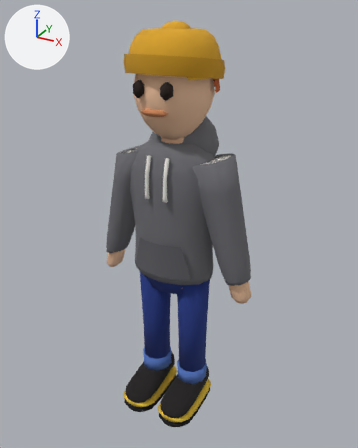
Before and after pictures for a commit that changed the Blender file art/avatar-builder/base/base.blend.
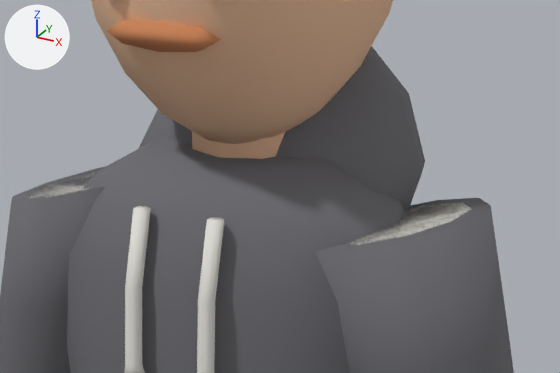
Each version is shown whole from a 50 mm lens placed at (0.517, -0.914, 0.945), pointed at (0.008, 0.012, 0.483), then close up on the part from 32% to 71% of the width and 23% to 44% of the height. Every picture has the same lights, and +X, +Y and +Z are marked at upper left. The last two pictures show the newer version.

Objects in the first close-up: 'body', 'face', 'hoodie', 'tee'.
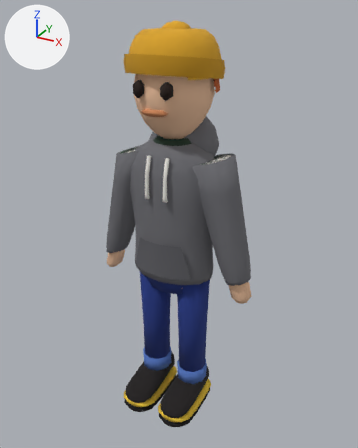
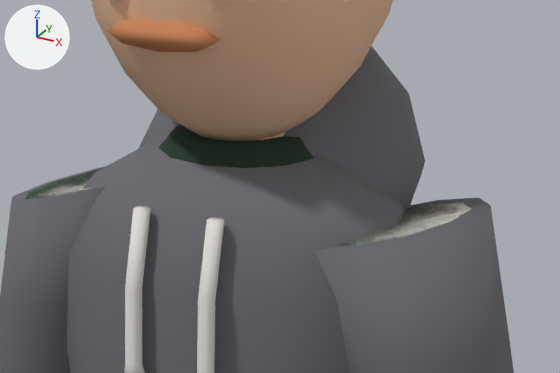
What changed in the scene script:
```text
Add mat_sweater:
    mat_sweater = principled_material('sweater')
    mat_sweater.base_color = (0.0452, 0.102, 0.0612)  # dark green #3c5a46
    mat_sweater.roughness = 1.0
Add mat_sweater_rib:
    mat_sweater_rib = principled_material('sweater-rib')
    mat_sweater_rib.base_color = (0.0185, 0.0423, 0.0252)  # dark green #253a2c
    mat_sweater_rib.roughness = 1.0
Add me_sweater:
    me_sweater.from_pydata(...)  # 252 vertices, 226 faces; spans x -0.19..0.19, y -0.063..0.063, z 0.376..0.69
    me_sweater.polygons.foreach_set('use_smooth', [True] * 226)
    # faces by material slot: [154, 72]
    me_sweater.materials.append(mat_sweater)  # dark green #3c5a46
    me_sweater.materials.append(mat_sweater_rib)  # dark green #253a2c
Add ob_sweater:
    ob_sweater = bpy.data.objects.new('sweater', me_sweater)
    ob_sweater.location = (0.0, 0.0, 0.0)
```

Changed parts and their boxes [x1, y1, x2, y2] in the close-ups (560 x 373 px):
'sweater', added (mostly hidden): after [26, 124, 473, 246]
    faces in mat_sweater_rib (dark green #253a2c): [158, 124, 314, 168]
    faces in mat_sweater (dark green #3c5a46): [26, 169, 473, 246]
